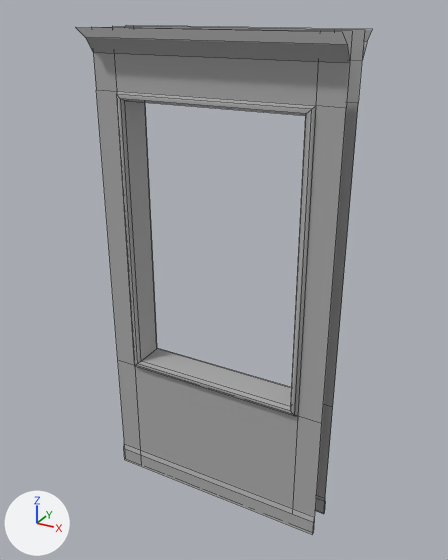
Renders of the FBX model Assets/Environment/Mesh/Mesh_Window.fbx from each side of a commit.
Rendered twice from a camera (50 mm lens) standing at (2.26, -4.01, 4.13) and looking at (0.02, 0.06, 2.09). The axes (+X, +Y, +Z) are drawn at lower left. The lights are the same throughout. Mesh edges are drawn as thin lines. Where no turn or scale is listed for an object, it has been applied to the vertices.

The first picture shows 'Mesh_Wall'.
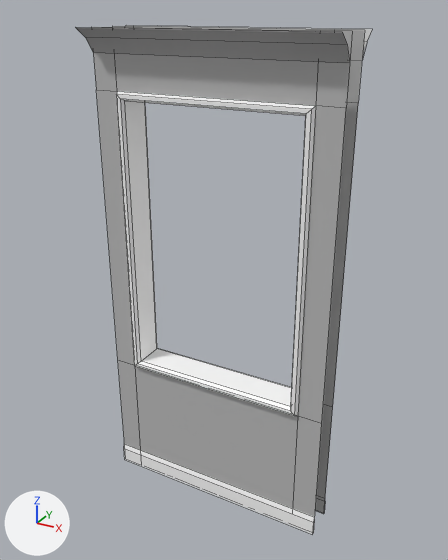
The newer file is also turned or shifted as a whole; pictures and numbers use the older file's frame.

Where the change shows, as pixel boxes (x1, y1, x2, y2) in the pictures (448 x 560 px):
part 1 of me_mesh, recoloured
    both: (96, 90, 358, 533)
part 2 of me_mesh, recoloured
    both: (75, 25, 373, 108)
part 3 of me_mesh, recoloured
    both: (116, 94, 157, 366)
part 4 of me_mesh, recoloured (grey to white)
    both: (135, 348, 294, 416)
part 5 of me_mesh, recoloured (grey to white)
    both: (116, 91, 315, 116)
part 6 of me_mesh, recoloured
    both: (291, 106, 316, 416)
part 7 of me_mesh, recoloured
    both: (124, 444, 325, 534)

What changed in the scene script:
```text
Add mat_m_wall:
    mat_m_wall = principled_material('M_Wall')
    mat_m_wall.base_color = (0.5, 0.5, 0.5)  # grey #bcbcbc
Add mat_m_wood:
    mat_m_wood = principled_material('M_Wood')
    mat_m_wood.base_color = (1.0, 1.0, 1.0)  # white #ffffff
Change me_mesh:
    where me_mesh.from_pydata(...)  # 80 vertices, 52 faces; spans x -1.0..1.0, y -0.3..0.3, z 0.0..4.0
    used by ob_mesh_wall; location = (0.0, 0.0, 0.0)
    me_mesh part 1: 10 of the faces centred in x -0.9..0.9, y -0.12..0.13, z 0.57..2.35 switch from mat_lambert2 (grey #aaaaaa) to mat_m_wall (grey #bcbcbc)
    me_mesh part 2: 10 of the faces centred in x -0.9..0.9, y -0.25..0.25, z 3.78..3.96 switch from mat_lambert2 (grey #aaaaaa) to mat_m_wall (grey #bcbcbc)
    me_mesh part 3: all 7 faces centred in x -0.79..-0.73, y -0.16..0.16, z 2.35 switch from mat_lambert2 (grey #aaaaaa) to mat_m_wood (white #ffffff)
    me_mesh part 4: all 7 faces centred in x 0.0, y -0.16..0.16, z 1.15..1.21 switch from mat_lambert2 (grey #aaaaaa) to mat_m_wood (white #ffffff)
    me_mesh part 5: all 7 faces centred in x 0.0, y -0.16..0.16, z 3.49..3.54 switch from mat_lambert2 (grey #aaaaaa) to mat_m_wood (white #ffffff)
    me_mesh part 6: all 7 faces centred in x 0.73..0.79, y -0.16..0.16, z 2.35 switch from mat_lambert2 (grey #aaaaaa) to mat_m_wood (white #ffffff)
    me_mesh part 7: all 4 faces centred in x 0.0, y -0.14..0.14, z 0.07..0.16 switch from mat_lambert2 (grey #aaaaaa) to mat_m_wood (white #ffffff)
```
